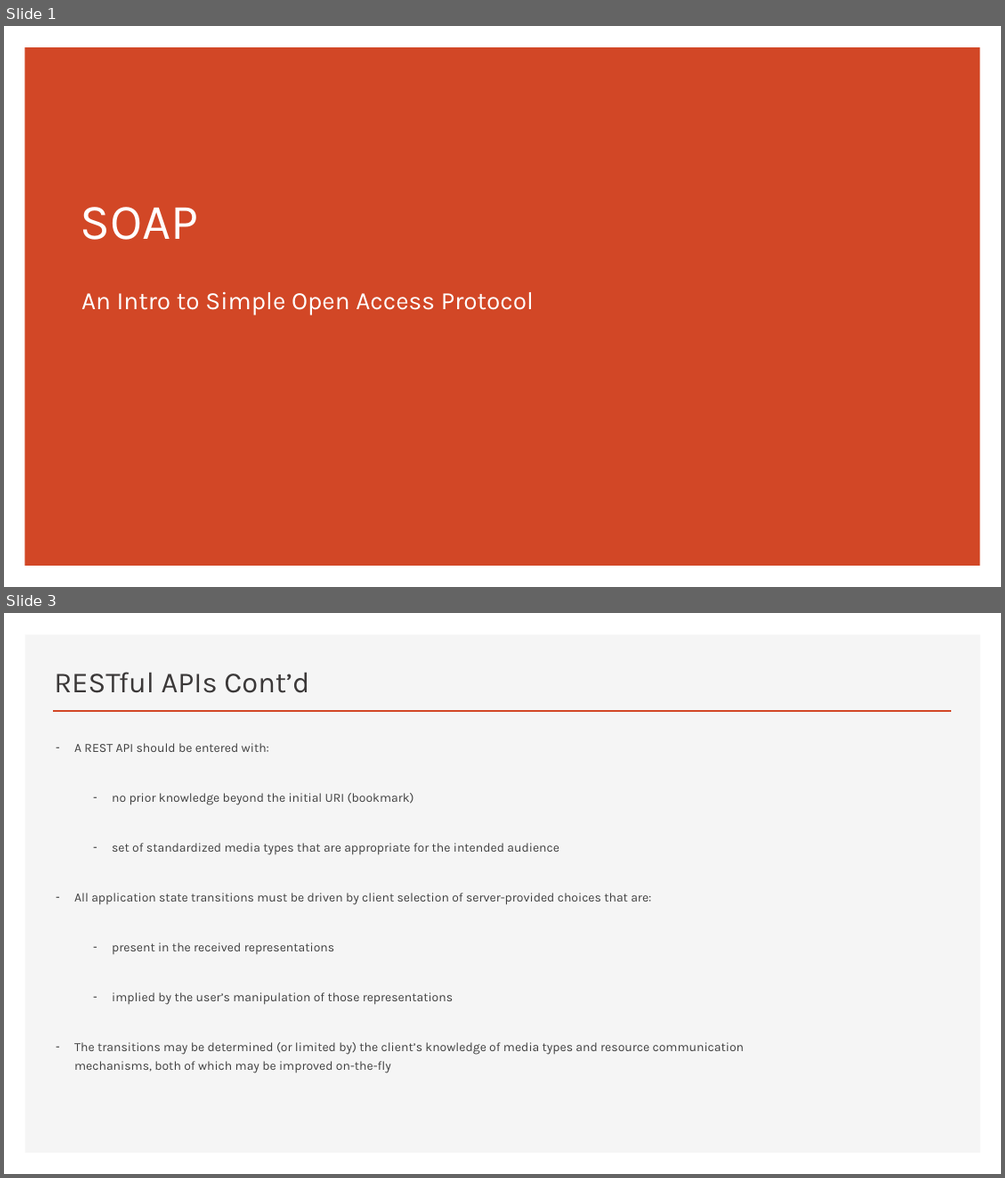
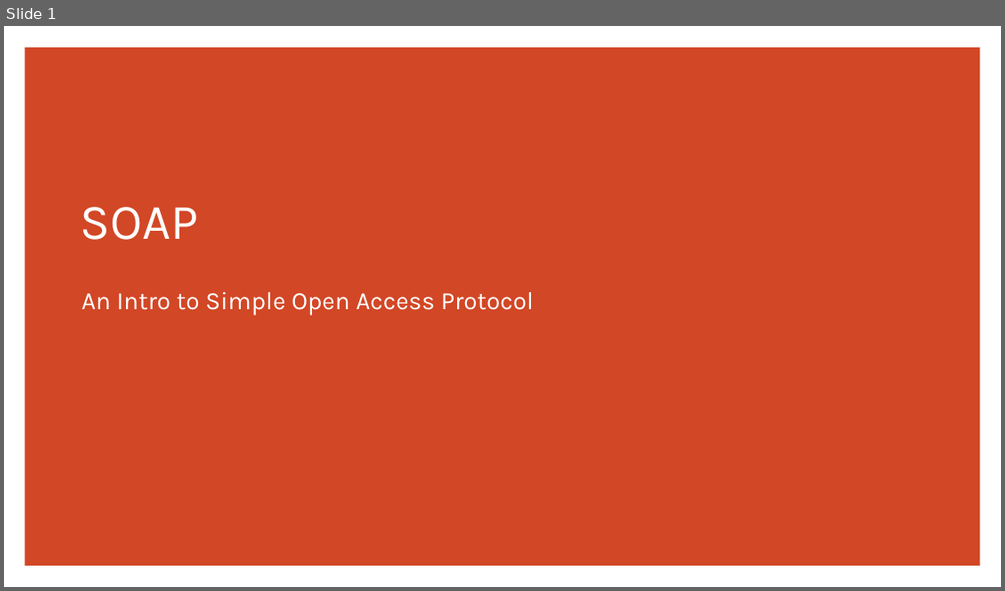
Before and after one commit to erniephillips/erniephillips.github.io, a slide deck: restful-api-presentations/phillips-presentation-week-3.pptx. Shown one above the other, each under a label of ours: slides 1 and 3 before the commit, slide 1 after it; the slides between them are not shown. The pictures are 1005x1178 and 1005x591 pixels, drawn with LibreOffice and Linux fonts; fonts in the diff are those of the drawing. Boxes give left, top, right and bottom in pixels: in the first picture for what was removed or moved away, otherwise in the second. Text is boxed around its words. In the diff, an @@ line names an element or a change of style, - is before the commit and + after.

```diff
--- a/restful-api-presentations/phillips-presentation-week-3.pptx
+++ b/restful-api-presentations/phillips-presentation-week-3.pptx
@@ slide 3 removed at (x1=4, y1=613, x2=1001, y2=1174), background #FFFFFF @@
@@ rectangle removed at (x1=25, y1=634, x2=980, y2=1153) @@
@@ title removed at (x1=54, y1=672, x2=309, y2=693) @@
-RESTful APIs Cont’d
@@ line removed from (53, 711) to (952, 711) @@
@@ text removed at (x1=74, y1=743, x2=744, y2=1073) @@
-– A REST API should be entered with:
-  – no prior knowledge beyond the initial URI (bookmark)
-  – set of standardized media types that are appropriate for the intended audience
-– All application state transitions must be driven by client selection of server-provided choices that are:
-  – present in the received representations
-  – implied by the user’s manipulation of those representations
-– The transitions may be determined (or limited by) the client’s knowledge of media types and resource communication mechanisms, both of which may be improved on-the-fly
```
Also in this commit, not shown: 6 slides changed, 3 slides added, 2 other slides removed.
